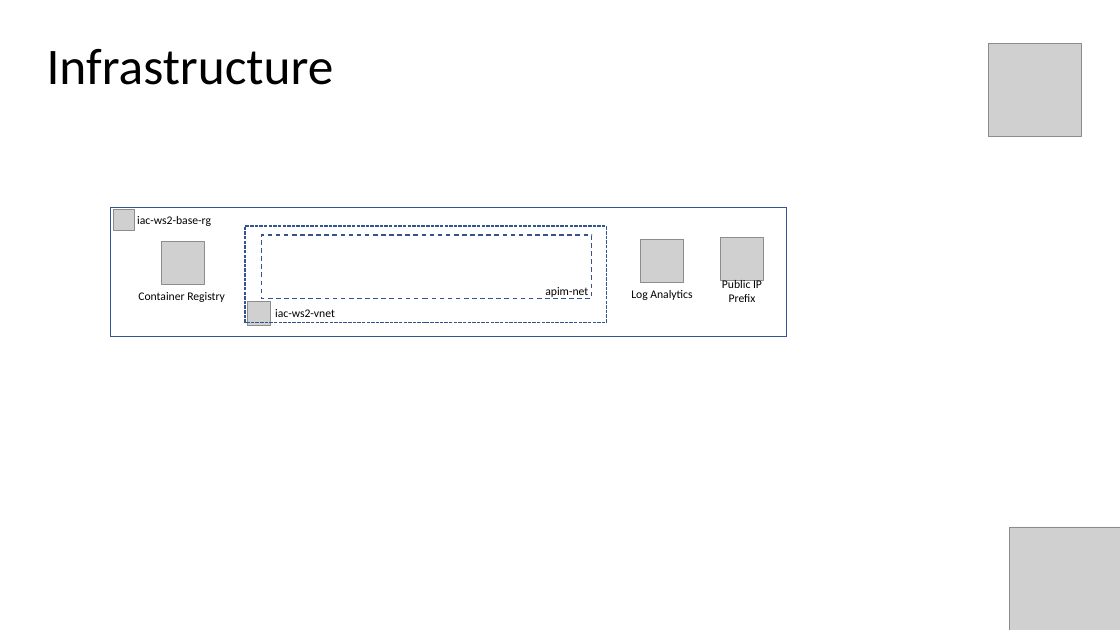
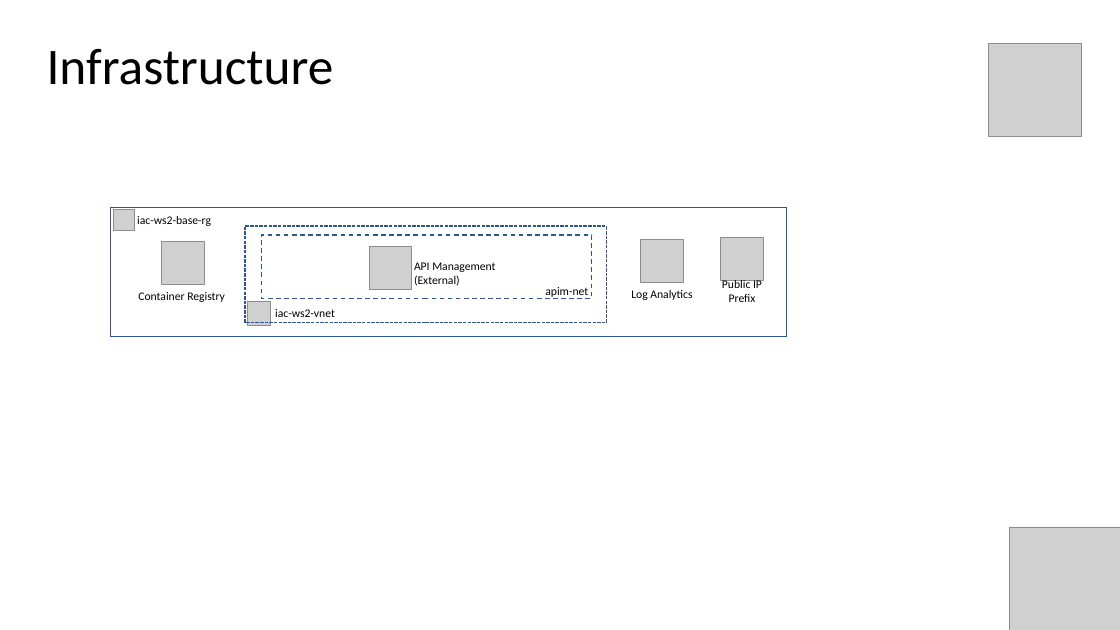
Before and after one commit to evgenyb/aks-workshops, a slide deck: slide 9 of 02-aks-advanced-configuration/slides/Advanced AKS Configuration.pptx. Drawn at 1120x630 pixels with LibreOffice and Linux fonts; fonts in the diff are those of the drawing; grey boxes stand for pictures; background and template pictures are left out. Boxes give left, top, right and bottom in pixels: in the first picture for what was removed or moved away, otherwise in the second. Text is boxed around its words. In the diff, an @@ line names an element or a change of style, - is before the commit and + after.

```diff
--- a/02-aks-advanced-configuration/slides/Advanced AKS Configuration.pptx
+++ b/02-aks-advanced-configuration/slides/Advanced AKS Configuration.pptx
@@ picture added at (370, 246, 413, 289) @@
@@ text added at (414, 262, 495, 286), 10 pt, text #000000 @@
+API Management
+(External)
```
Also in this commit, not shown: 2 other files.
